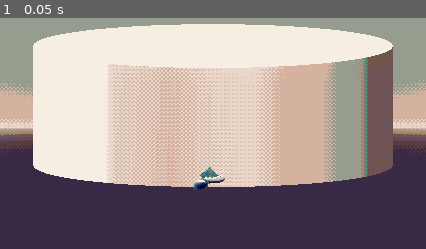
Above: before the commit, frame 1.
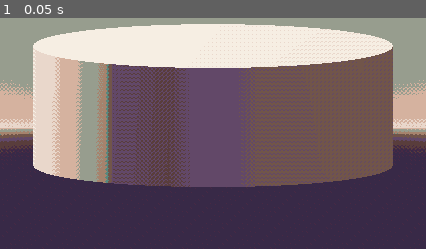
Above: after the commit, the same moment.

Repository: Cloenk/badIdeasGameJam
Game: Godot game, scene res://pixel shader/sss_viewport.tscn
Two runs of this game, one before a commit and one after it. Both use one fixed random seed, a clock stepped at 60 frames per second and the inputs below. The project has no main scene, so this scene is started directly.
Inputs:
- Up to frame 1 (0.05 s): no input

The runs differ from the first frame. In frame 1, 38% of the frame differs, in the area x 12-93%, y 13-75%.

Commit message:
only autoadd scene from scene picker if subviewport has no children

Diff:
--- a/godot files/pixel shader/pass_events.gd
+++ b/godot files/pixel shader/pass_events.gd
@@ -19,7 +19,8 @@
 	if not pick_scene:
 		control_2.hide()
 		push_events = true
-		sub_viewport.add_child(scenes[0].instantiate())
+		if sub_viewport.get_child_count() == 0:
+			sub_viewport.add_child(scenes[0].instantiate())
 	else:
 		var index = 0
 		for sc in scenes:
